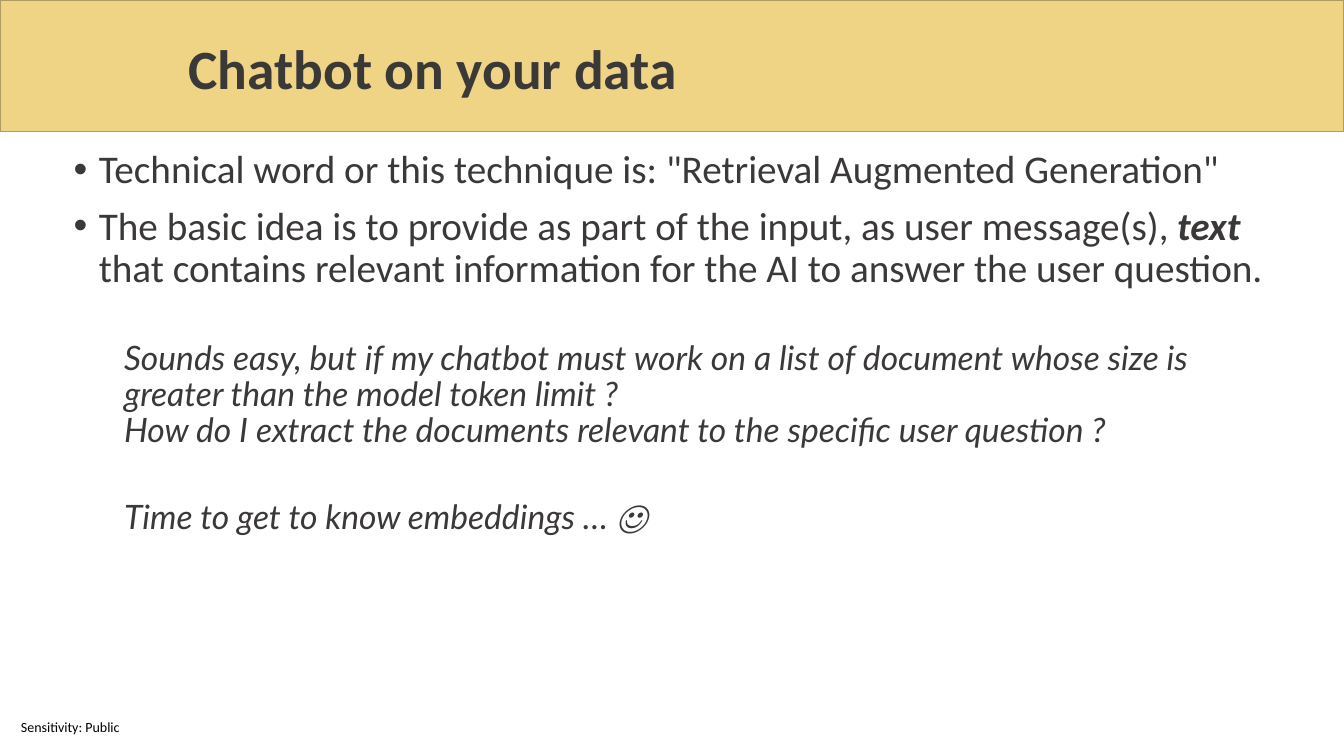
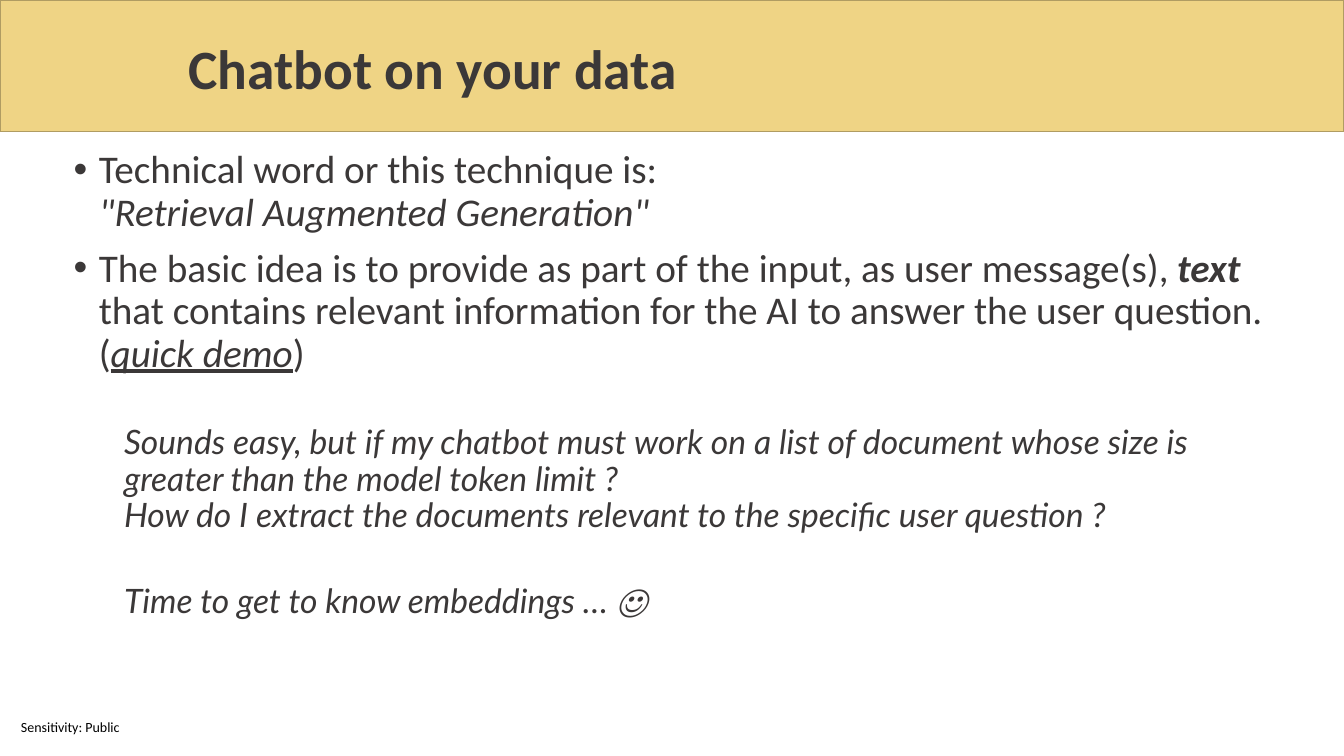
Before and after one commit to sabbadino/AzureDay2023Torino, a slide deck: slide 12 of sessions/room1_15_30/azure-day-ChatBot.pptx. Drawn at 1344x756 pixels with LibreOffice and Linux fonts; fonts in the diff are those of the drawing; background and template pictures are left out. Boxes give left, top, right and bottom in pixels: in the first picture for what was removed or moved away, otherwise in the second. Text is boxed around its words. In the diff, an @@ line names an element or a change of style, - is before the commit and + after.

Commit message:
slides modified

```diff
--- a/sessions/room1_15_30/azure-day-ChatBot.pptx
+++ b/sessions/room1_15_30/azure-day-ChatBot.pptx
@@ text at (99,155,657,233): italic on in ""Retrieval Augmented Generation"" @@
@@ text at (99,253,1262,374): text changed @@
-• The basic idea is to provide as part of the input, as user message(s), text that contains relevant information for the AI to answer the user question.
+• The basic idea is to provide as part of the input, as user message(s), text that contains relevant information for the AI to answer the user question.
+  (quick demo)
```
Also in this commit, not shown: 15 other slides changed, 5 slides removed.
